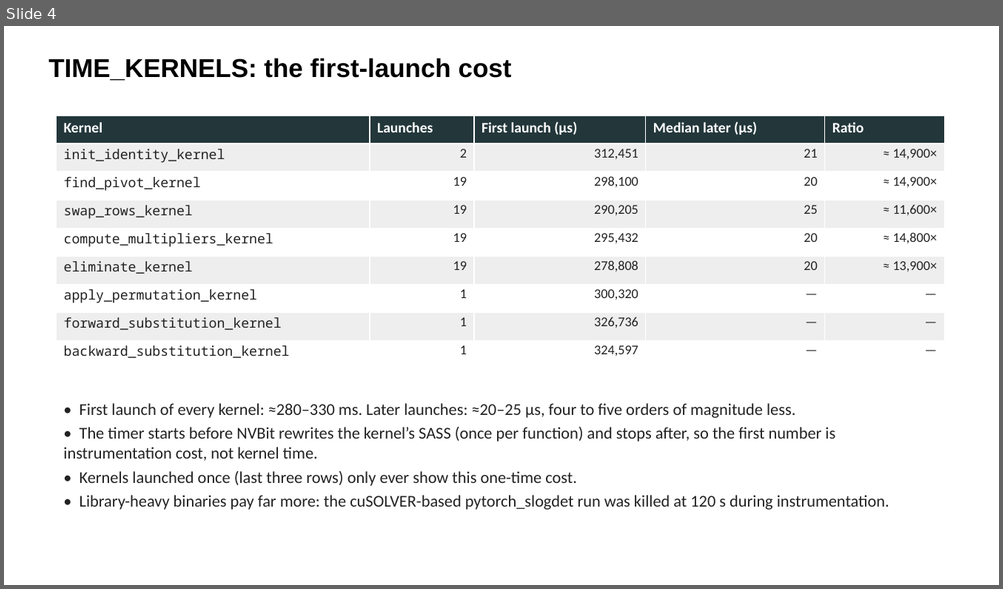
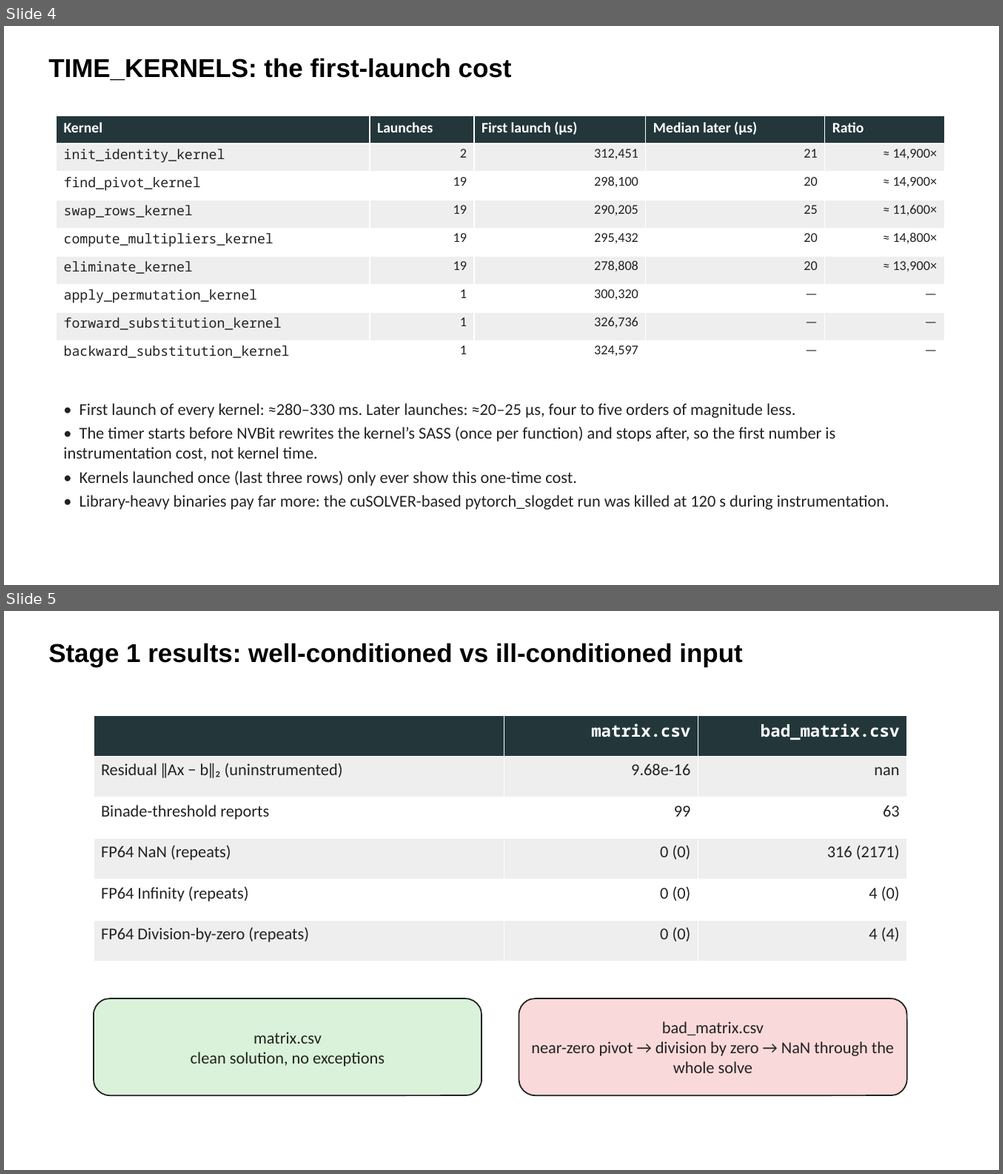
Before and after one commit to parfloat/SC26-Tutorial, a slide deck: lu_solve_gpu/LU_Slides.pptx. Shown one above the other, each under a label of ours: slide 4 before the commit, slides 4 and 5 after it. The pictures are 1003x589 and 1003x1174 pixels, drawn with LibreOffice and Linux fonts; fonts in the diff are those of the drawing. Boxes give left, top, right and bottom in pixels: in the first picture for what was removed or moved away, otherwise in the second. Text is boxed around its words. In the diff, an @@ line names an element or a change of style, - is before the commit and + after.

```diff
--- a/lu_solve_gpu/LU_Slides.pptx
+++ b/lu_solve_gpu/LU_Slides.pptx
@@ slide 5 added at [4,611,999,1170], background #FFFFFF @@
@@ text added at [48,643,742,667], 25 pt, text #000000, bold @@
+Stage 1 results: well-conditioned vs ill-conditioned input
@@ table added at [94,715,907,962], 6 rows, 3 columns @@
+ | matrix.csv | bad_matrix.csv
+Residual ‖Ax − b‖₂ (uninstrumented) | 9.68e-16 | nan
+Binade-threshold reports | 99 | 63
+FP64 NaN (repeats) | 0 (0) | 316 (2171)
+FP64 Infinity (repeats) | 0 (0) | 4 (0)
+FP64 Division-by-zero (repeats) | 0 (0) | 4 (4)
@@ rounded rectangle added at [94,999,481,1096], fill #D9F2D9, outline #222222 1.25 pt, 16 pt, text #222222 @@
+matrix.csv
+clean solution, no exceptions
@@ rounded rectangle added at [519,999,907,1096], fill #F9D9D9, outline #222222 1.25 pt, 16 pt, text #222222 @@
+bad_matrix.csv
+near-zero pivot → division by zero → NaN through the whole solve
```
Also in this commit, not shown: 1 other slide added, 1 other file.
